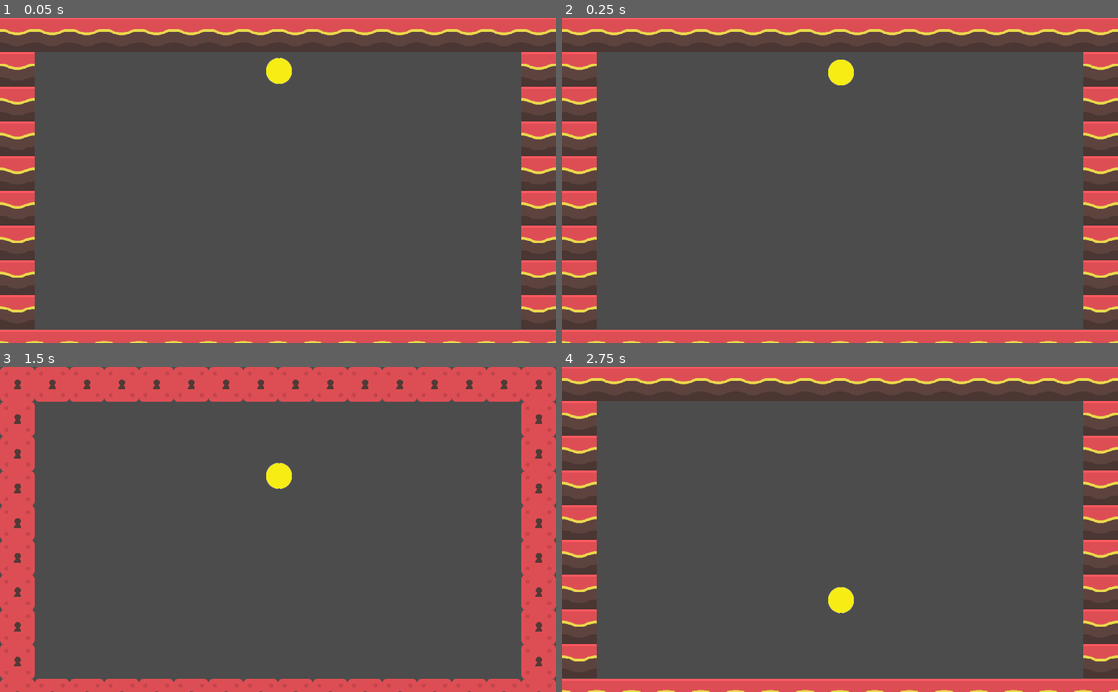
Above: before the commit, frames 1-4 (two rows, left to right).
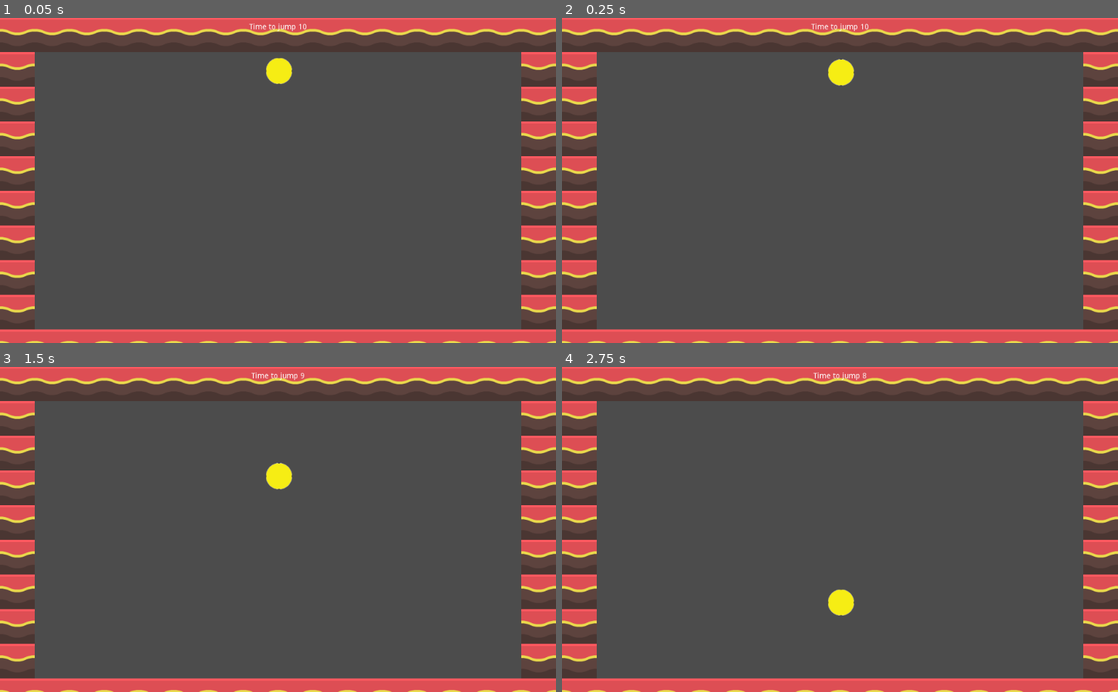
Above: after the commit, the same moments.

Repository: DanCorder/LudumDare51
Game: Godot game, scene res://fullmap.tscn
Two runs of this game, one before a commit and one after it. Both use one fixed random seed, a clock stepped at 60 frames per second and the inputs below.
Inputs:
- Up to frame 1 (0.05 s): no input
- Up to frame 2 (0.25 s): no input
- Up to frame 3 (1.5 s): no input
- Up to frame 4 (2.75 s): no input

The runs differ from the first frame. In frame 1, 0.9% of the frame differs, in the area x 0-100%, y 1-100%; in frame 2, 0.9%; in frame 3, 16%, in the area x 0-100%, y 0-100%; in frame 4, 1.0%.

Commit message:
feat: add timer gui

Diff:
--- a/fullmap.gd
+++ b/fullmap.gd
@@ -1,9 +1,13 @@
 extends Node2D
 
+const secondsBetweenSwitching = 10
+const tileSize = 64
+const mapOffset = 11 * tileSize
 
+signal timeUpdate(timeRemaining)
+
+var secondsOnCurrentLevel = 0
 var happyLand = true
-var tileSize = 64
-var mapOffset = 11 * tileSize
 
 
 # Called when the node enters the scene tree for the first time.
@@ -13,11 +17,16 @@
 
 
 func _on_LevelSwitchTimer_timeout():
-	if (happyLand):
-		$SadCamera.current = true
-		happyLand = false
-		$Ball.global_position.y += mapOffset
-	else:
-		$HappyCamera.current = true
-		happyLand = true
-		$Ball.global_position.y -= mapOffset
+	secondsOnCurrentLevel += 1
+	if (secondsOnCurrentLevel >= secondsBetweenSwitching):
+		secondsOnCurrentLevel = 0
+		if (happyLand):
+			$SadCamera.current = true
+			happyLand = false
+			$Ball.global_position.y += mapOffset
+		else:
+			$HappyCamera.current = true
+			happyLand = true
+			$Ball.global_position.y -= mapOffset
+
+	emit_signal("timeUpdate", secondsBetweenSwitching - secondsOnCurrentLevel)
--- a/fullmap.tscn
+++ b/fullmap.tscn
@@ -1,6 +1,7 @@
-[gd_scene load_steps=4 format=2]
+[gd_scene load_steps=5 format=2]
 
 [ext_resource path="res://level1.tscn" type="PackedScene" id=1]
+[ext_resource path="res://gameUi.tscn" type="PackedScene" id=2]
 [ext_resource path="res://ball.tscn" type="PackedScene" id=3]
 [ext_resource path="res://fullmap.gd" type="Script" id=4]
 
@@ -21,4 +22,10 @@
 [node name="Ball" parent="." instance=ExtResource( 3 )]
 position = Vector2( 514, 99 )
 
+[node name="CanvasLayer" type="CanvasLayer" parent="."]
+
+[node name="Gui" parent="CanvasLayer" instance=ExtResource( 2 )]
+
+[connection signal="timeUpdate" from="." to="CanvasLayer/Gui" method="_on_Node2D_timeUpdate"]
 [connection signal="timeout" from="LevelSwitchTimer" to="." method="_on_LevelSwitchTimer_timeout"]
+[connection signal="timeout" from="LevelSwitchTimer" to="CanvasLayer/Gui" method="_on_LevelSwitchTimer_timeout"]
--- /dev/null
+++ b/gameUi.gd
@@ -0,0 +1,10 @@
+extends Control
+
+const timerLabelText = "Time to jump %s"
+
+# Called when the node enters the scene tree for the first time.
+func _ready():
+	$TimerLabel.text = timerLabelText % "10"
+
+func _on_Node2D_timeUpdate(timeRemaining):
+	$TimerLabel.text = timerLabelText % timeRemaining
--- /dev/null
+++ b/gameUi.tscn
@@ -0,0 +1,19 @@
+[gd_scene load_steps=2 format=2]
+
+[ext_resource path="res://gameUi.gd" type="Script" id=1]
+
+[node name="Gui" type="Control"]
+anchor_right = 1.0
+anchor_bottom = 1.0
+grow_horizontal = 2
+script = ExtResource( 1 )
+
+[node name="TimerLabel" type="Label" parent="."]
+anchor_left = 0.5
+anchor_right = 0.5
+margin_left = -20.0
+margin_top = 10.0
+margin_right = 20.0
+margin_bottom = 14.0
+grow_horizontal = 2
+align = 1
--- a/project.godot
+++ b/project.godot
@@ -14,11 +14,6 @@
 run/main_scene="res://fullmap.tscn"
 config/icon="res://icon.png"
 
-[display]
-
-window/stretch/mode="2d"
-window/stretch/aspect="keep"
-
 [gui]
 
 common/drop_mouse_on_gui_input_disabled=true
